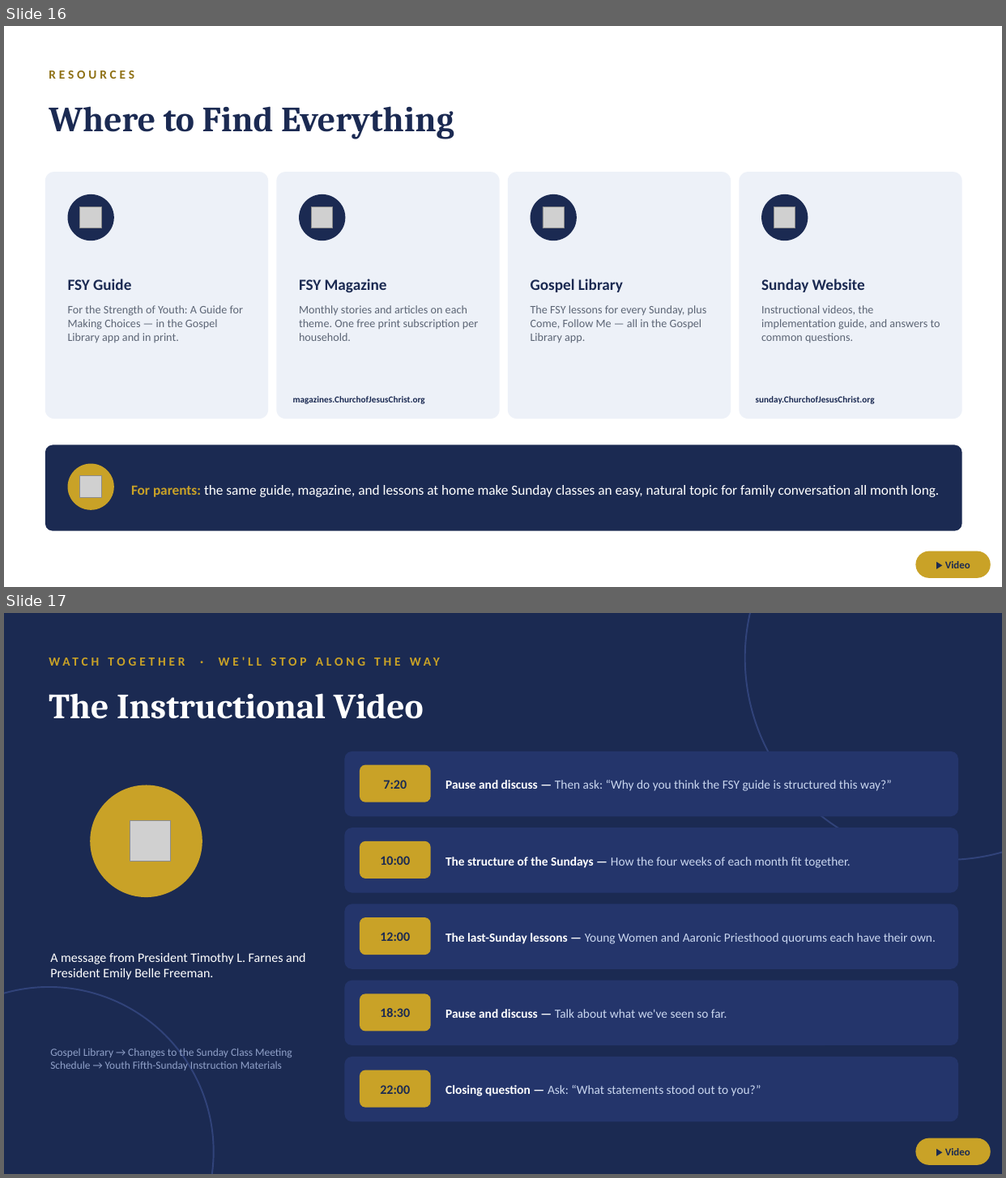
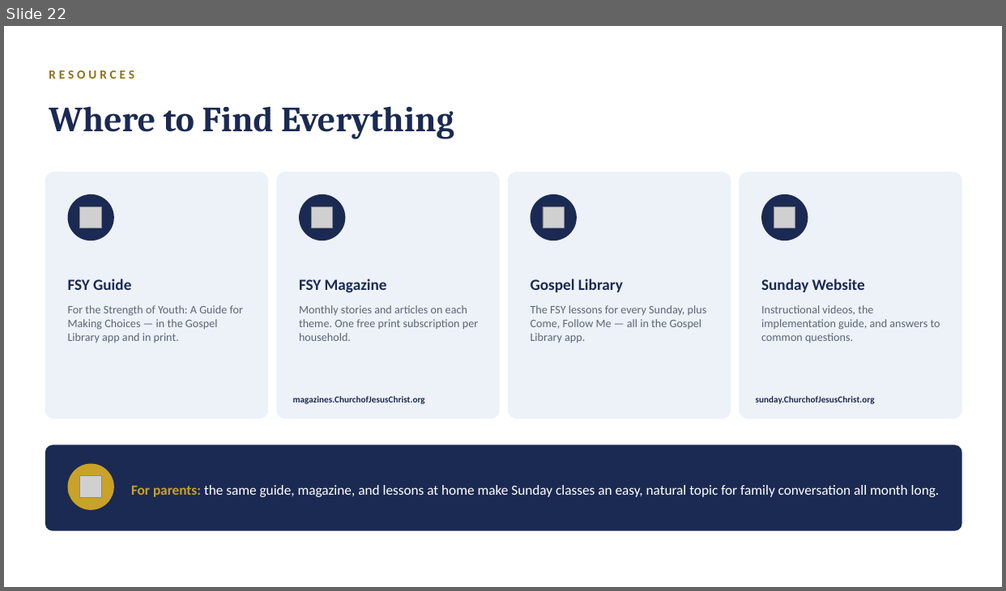
Before and after one commit to hblaylock1/parmagirlscamp, a slide deck: new-sunday-youth-curriculum.pptx. Shown one above the other, each under a label of ours: slides 16 and 17 before the commit, slide 22 after it. The pictures are 1006x1178 and 1006x591 pixels, drawn with LibreOffice and Linux fonts; fonts in the diff are those of the drawing; grey boxes stand for pictures. Boxes give left, top, right and bottom in pixels: in the first picture for what was removed or moved away, otherwise in the second. Text is boxed around its words. In the diff, an @@ line names an element or a change of style, - is before the commit and + after.

```diff
--- a/new-sunday-youth-curriculum.pptx
+++ b/new-sunday-youth-curriculum.pptx
@@ slide 17 removed at bbox=[4, 613, 1002, 1174], background #1B2A52 @@
@@ ellipse removed at bbox=[745, 613, 1002, 860] @@
@@ text removed at bbox=[410, 658, 440, 666] @@
-WATCH TOGETHER · WE'LL STOP ALONG THE WAY
@@ text removed at bbox=[49, 693, 424, 719] @@
-The Instructional Video
@@ rounded rectangle removed at bbox=[345, 752, 958, 816] @@
@@ rounded rectangle removed at bbox=[360, 765, 431, 803] @@
@@ text removed at bbox=[383, 780, 407, 789] @@
-7:20
@@ text removed at bbox=[445, 780, 892, 791] @@
-Pause and discuss — Then ask: “Why do you think the FSY guide is structured this way?”
@@ ellipse removed at bbox=[90, 786, 202, 897] @@
@@ picture removed at bbox=[130, 821, 170, 862] @@
@@ rounded rectangle removed at bbox=[345, 828, 958, 893] @@
@@ rounded rectangle removed at bbox=[360, 841, 431, 879] @@
@@ text removed at bbox=[380, 856, 410, 865] @@
-10:00
@@ text removed at bbox=[445, 857, 850, 868] @@
-The structure of the Sundays — How the four weeks of each month fit together.
@@ rounded rectangle removed at bbox=[345, 905, 958, 969] @@
@@ rounded rectangle removed at bbox=[360, 918, 431, 955] @@
@@ text removed at bbox=[380, 932, 410, 941] @@
-12:00
@@ text removed at bbox=[445, 933, 936, 944] @@
-The last-Sunday lessons — Young Women and Aaronic Priesthood quorums each have their own.
@@ text removed at bbox=[50, 953, 305, 980] @@
-A message from President Timothy L. Farnes and President Emily Belle Freeman.
@@ ellipse removed at bbox=[4, 987, 214, 1174] @@
@@ rounded rectangle removed at bbox=[345, 981, 958, 1046] @@
@@ rounded rectangle removed at bbox=[360, 994, 431, 1032] @@
@@ text removed at bbox=[380, 1008, 410, 1017] @@
-18:30
@@ text removed at bbox=[445, 1009, 727, 1018] @@
-Pause and discuss — Talk about what we've seen so far.
@@ text removed at bbox=[50, 1049, 292, 1071] @@
-Gospel Library → Changes to the Sunday Class Meeting Schedule → Youth Fifth-Sunday Instruction Materials
@@ rounded rectangle removed at bbox=[345, 1057, 958, 1122] @@
@@ rounded rectangle removed at bbox=[360, 1071, 431, 1108] @@
@@ text removed at bbox=[380, 1085, 410, 1094] @@
-22:00
@@ text removed at bbox=[445, 1085, 761, 1097] @@
-Closing question — Ask: “What statements stood out to you?”
@@ rounded rectangle removed at bbox=[916, 1139, 991, 1165] @@
-▶ Video
@@ what was slide 16 is now slide 22 @@
@@ slide 22 changed as well @@
@@ rounded rectangle removed at bbox=[916, 552, 991, 578] @@
-▶ Video
```
Also in this commit, not shown: 17 other slides changed, 5 slides added, 1 other slide removed, 1 other file.
